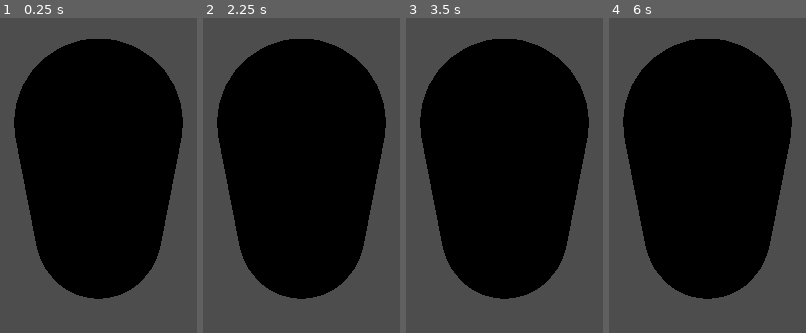
Above: before the commit, frames 1-4 (left to right).
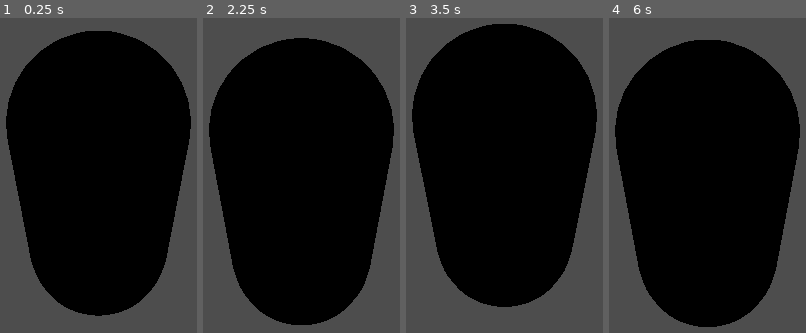
Above: after the commit, the same moments.

Repository: Snaflul/jdmgame2
Game: Godot game, scene res://character_body_3d.tscn
Two runs of this game, one before a commit and one after it. Both use one fixed random seed, a clock stepped at 60 frames per second and the inputs below.
Inputs (mouse positions are in pixels of both pictures, inside the frame that each line leads up to):
- Up to frame 1 (0.25 s): no input
- Up to frame 2 (2.25 s): tap Enter at 0.5, 2 s; move the mouse to (344, 118) at 0.52 s; hold Shift (sprint, bound only after the commit) 0.53-1.28 s; hold W (move_forward) from 0.53 s (still down); tap Space (dodge) at 0.6, 1.25 s; tap F (move_jump) at 0.77, 1.07, 1.52, 1.55, 1.82, 2.1 s; move the mouse to (262, 121) at 1.27 s; tap Shift (sprint, bound only after the commit) at 1.35 s; move the mouse to (321, 112) at 2.02 s
- Up to frame 3 (3.5 s): keep holding W (move_forward); tap Space (dodge) at 2.3, 2.75, 2.85 s; move the mouse to (494, 128) at 2.77 s; tap F (move_jump) at 3.02, 3.32 s; tap Shift (sprint, bound only after the commit) at 3.05 s
- Up to frame 4 (6 s): tap Enter at 3.5 s; move the mouse to (766, 128) at 3.52 s; hold Shift (sprint, bound only after the commit) 3.53-4.28 s; tap F (move_jump) at 3.77, 3.8, 4.07, 4.52, 4.82, 5.85 s; tap Space (dodge) at 4.25, 4.35 s; move the mouse to (648, 115) at 4.27 s; move the mouse to (717, 121) at 5.02 s; hold Shift (sprint, bound only after the commit) 5.03-5.78 s; move the mouse to (677, 112) at 5.77 s; release W (move_forward) at 5.78 s; hold D (move_right) from 5.78 s (still down)

The runs differ from the first frame. In frame 1, 11% of the frame differs, in the area x 3-97%, y 4-95%; in frame 2, 12%; in frame 3, 11%; in frame 4, 12%, in the area x 3-97%, y 6-99%.

Commit message:
good movement system

Diff:
--- a/character_body_3d.gd
+++ b/character_body_3d.gd
@@ -1,95 +1,125 @@
 extends CharacterBody3D
 
-const SPEED = 20
+const SPEED = 5.8
 const JUMP_VELOCITY = 5
-const ACCELERATION = 10
-const AIR_CONTROL = 0.3
-const SENSITIVITY = .001
-const DODGE_SPEED = 16      # Reduced speed for a snappy dodge
-const DODGE_TIME = 0.18     # Shorter duration
+const SENSITIVITY = 0.002
+const DODGE_SPEED = 13
+const DODGE_TIME = 0.27
 const DODGE_COOLDOWN = 0.5
+const AIR_CONTROL = 0.06
+const SPRINT_MULTIPLIER = 1.5
+const BASE_FOV = 70.0
+const SPRINT_FOV = 85.0
+const FOV_LERP_SPEED = 12.0
+const SPRINT_DODGE_MULTIPLIER = 1.35 # Sprinting makes dodge 35% further
 
 var gravity = ProjectSettings.get_setting("physics/3d/default_gravity")
 @onready var head = $Head
 @onready var camera = $Head/Camera3D
-@onready var mesh = $MeshInstance3D # Change if your model node has a different name
+@onready var body = $body
 
-var rotating_camera := false
 var dodge_timer := 0.0
 var dodge_cooldown := 0.0
 var dodge_direction := Vector3.ZERO
 var is_dodging := false
 
+var in_air := false
+var locked_air_velocity := Vector3.ZERO
+
+var current_dodge_speed := DODGE_SPEED
+var current_dodge_time := DODGE_TIME
+var far_dodge := false
+
 func _ready():
 	Input.set_mouse_mode(Input.MOUSE_MODE_CAPTURED)
+	camera.fov = BASE_FOV
 
 func _unhandled_input(event):
-	if event is InputEventMouseButton:
-		if event.button_index == 2:
-			rotating_camera = event.pressed
-
-	if event is InputEventMouseMotion and rotating_camera:
+	if event is InputEventMouseMotion:
 		head.rotate_y(-event.relative.x * SENSITIVITY)
 		camera.rotate_x(-event.relative.y * SENSITIVITY)
 		camera.rotation.x = clamp(camera.rotation.x, deg_to_rad(-40), deg_to_rad(60))
 
 func _physics_process(delta):
-	# Update timers
+	var sprinting = Input.is_action_pressed("sprint") and not is_dodging and is_on_floor()
+	var current_speed = SPEED * (SPRINT_MULTIPLIER if sprinting else 1.0)
+
+	# FOV: If sprinting OR in a far dodge, use SPRINT_FOV
+	var desired_fov = (SPRINT_FOV if sprinting or far_dodge else BASE_FOV)
+	camera.fov = lerp(camera.fov, desired_fov, FOV_LERP_SPEED * delta)
+
+	# Timers
 	if is_dodging:
 		dodge_timer -= delta
 		if dodge_timer <= 0.0:
 			is_dodging = false
 			dodge_cooldown = DODGE_COOLDOWN
-			# Stop the dodge, allow mesh to fully rotate to movement direction
+			far_dodge = false
 	elif dodge_cooldown > 0.0:
 		dodge_cooldown -= delta
 
-	# Dodge input
+	# Dodge
 	if Input.is_action_just_pressed("dodge") and is_on_floor() and not is_dodging and dodge_cooldown <= 0.0:
 		var input_dir = Input.get_vector("move_left", "move_right", "move_back", "move_forward")
 		var forward_dir = -camera.global_transform.basis.z
 		var right_dir = camera.global_transform.basis.x
 		dodge_direction = (forward_dir * input_dir.y + right_dir * input_dir.x).normalized()
 		if dodge_direction == Vector3.ZERO:
-			dodge_direction = -camera.global_transform.basis.z.normalized() # Default forward
-		dodge_timer = DODGE_TIME
+			dodge_direction = -camera.global_transform.basis.z.normalized()
+
+		# Determine dodge distance based on sprinting
+		if Input.is_action_pressed("sprint"):
+			current_dodge_speed = DODGE_SPEED * SPRINT_DODGE_MULTIPLIER
+			current_dodge_time = DODGE_TIME * SPRINT_DODGE_MULTIPLIER
+			far_dodge = true
+		else:
+			current_dodge_speed = DODGE_SPEED
+			current_dodge_time = DODGE_TIME
+			far_dodge = false
+
+		dodge_timer = current_dodge_time
 		is_dodging = true
+		body.rotation.y = atan2(dodge_direction.x, dodge_direction.z)
 
-		# Rotate mesh to face dodge direction (Y axis only)
-		if mesh:
-			var target_yaw = atan2(dodge_direction.x, dodge_direction.z)
-			mesh.rotation.y = lerp_angle(mesh.rotation.y, target_yaw, 0.5)
+	# Main movement and velocity logic
+	if is_dodging:
+		velocity.x = dodge_direction.x * current_dodge_speed
+		velocity.z = dodge_direction.z * current_dodge_speed
+		velocity.y = 0  # stay grounded
+	elif not is_on_floor():
+		# In air: allow a tiny bit of air control
+		if not in_air:
+			in_air = true
+			locked_air_velocity.x = velocity.x
+			locked_air_velocity.z = velocity.z
+		velocity.y -= gravity * delta
 
-	# Movement
-	if is_dodging:
-		velocity.x = dodge_direction.x * DODGE_SPEED
-		velocity.z = dodge_direction.z * DODGE_SPEED
-		velocity.y = 0 # Optional: keep on ground
-		# Snap model rotation to dodge direction
-		if mesh:
-			var target_yaw = atan2(dodge_direction.x, dodge_direction.z)
-			mesh.rotation.y = lerp_angle(mesh.rotation.y, target_yaw, 0.35)
+		var input_dir = Input.get_vector("move_left", "move_right", "move_back", "move_forward")
+		var forward_dir = -camera.global_transform.basis.z
+		var right_dir = camera.global_transform.basis.x
+		var air_direction = (forward_dir * input_dir.y + right_dir * input_dir.x).normalized()
+
+		if air_direction != Vector3.ZERO:
+			velocity.x = lerp(velocity.x, air_direction.x * current_speed, AIR_CONTROL)
+			velocity.z = lerp(velocity.z, air_direction.z * current_speed, AIR_CONTROL)
+			body.rotation.y = atan2(velocity.x, velocity.z)
 	else:
-		if not is_on_floor():
-			velocity.y -= gravity * delta
-
-		if Input.is_action_just_pressed("move_jump") and is_on_floor():
+		in_air = false
+		if Input.is_action_just_pressed("move_jump"):
 			velocity.y = JUMP_VELOCITY
-
+			locked_air_velocity.x = velocity.x
+			locked_air_velocity.z = velocity.z
 		var input_dir = Input.get_vector("move_left", "move_right", "move_back", "move_forward")
 		var forward_dir = -camera.global_transform.basis.z
 		var right_dir = camera.global_transform.basis.x
 		var direction = (forward_dir * input_dir.y + right_dir * input_dir.x).normalized()
 
-		var accel = ACCELERATION if is_on_floor() else ACCELERATION * AIR_CONTROL
-		var target_vel = direction * SPEED
-
-		velocity.x = move_toward(velocity.x, target_vel.x, accel * delta)
-		velocity.z = move_toward(velocity.z, target_vel.z, accel * delta)
-
-		# Face mesh in movement direction if moving and not dodging
-		if mesh and direction != Vector3.ZERO:
-			var target_yaw = atan2(direction.x, direction.z)
-			mesh.rotation.y = lerp_angle(mesh.rotation.y, target_yaw, 0.12)
+		if direction != Vector3.ZERO:
+			velocity.x = direction.x * current_speed
+			velocity.z = direction.z * current_speed
+			body.rotation.y = atan2(direction.x, direction.z)
+		else:
+			velocity.x = 0
+			velocity.z = 0
 
 	move_and_slide()
--- a/character_body_3d.tscn
+++ b/character_body_3d.tscn
@@ -9,7 +9,7 @@
 [node name="CharacterBody3D" type="CharacterBody3D"]
 script = ExtResource("1_iwpo4")
 
-[node name="MeshInstance3D" type="MeshInstance3D" parent="."]
+[node name="body" type="MeshInstance3D" parent="."]
 mesh = SubResource("CapsuleMesh_bu0v1")
 
 [node name="CollisionShape3D" type="CollisionShape3D" parent="."]
--- a/project.godot
+++ b/project.godot
@@ -51,3 +51,8 @@
 "events": [Object(InputEventKey,"resource_local_to_scene":false,"resource_name":"","device":-1,"window_id":0,"alt_press …(191 unchanged characters)…
 ]
 }
+sprint={
+"deadzone": 0.2,
+"events": [Object(InputEventKey,"resource_local_to_scene":false,"resource_name":"","device":-1,"window_id":0,"alt_pressed":false,"shift_pressed":false,"ctrl_pressed":false,"meta_pressed":false,"pressed":false,"keycode":0,"physical_keycode":4194325,"key_label":0,"unicode":0,"location":0,"echo":false,"script":null)
+]
+}
